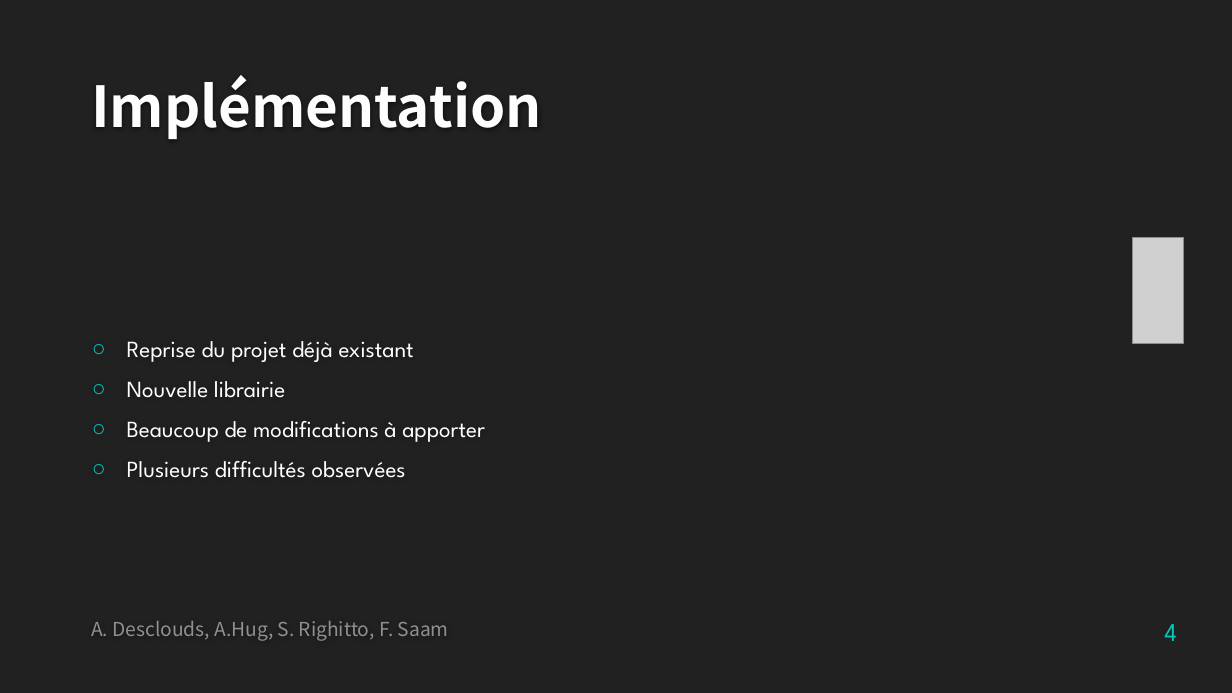
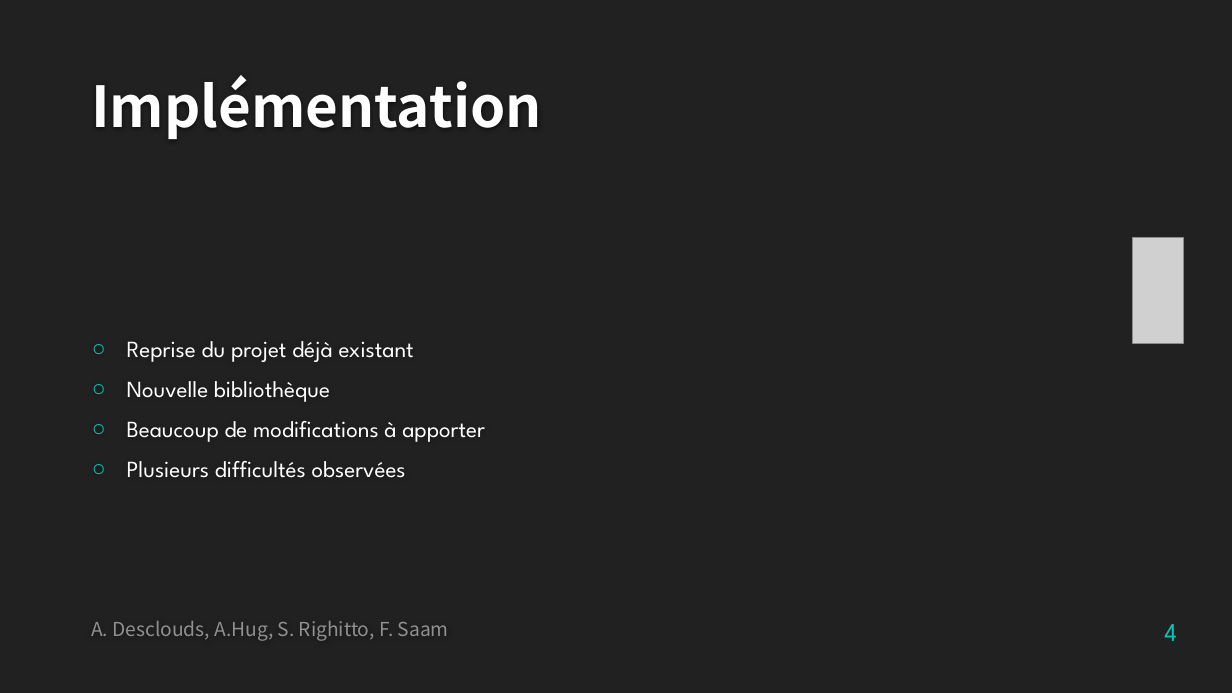
Before and after one commit to SimoneRighitto/SFT15_Elisa, a slide deck: slide 4 of Elisa-3_presentation.pptx. Drawn at 1232x693 pixels with LibreOffice and Linux fonts; fonts in the diff are those of the drawing; grey boxes stand for pictures; background and template pictures are left out. Boxes give left, top, right and bottom in pixels: in the first picture for what was removed or moved away, otherwise in the second. Text is boxed around its words. In the diff, an @@ line names an element or a change of style, - is before the commit and + after.

```diff
--- a/Elisa-3_presentation.pptx
+++ b/Elisa-3_presentation.pptx
@@ text at (x1=127, y1=381, x2=330, y2=402): text changed @@
-○ Nouvelle librairie
+○ Nouvelle bibliothèque
```
Also in this commit, not shown: 1 other slide changed.
